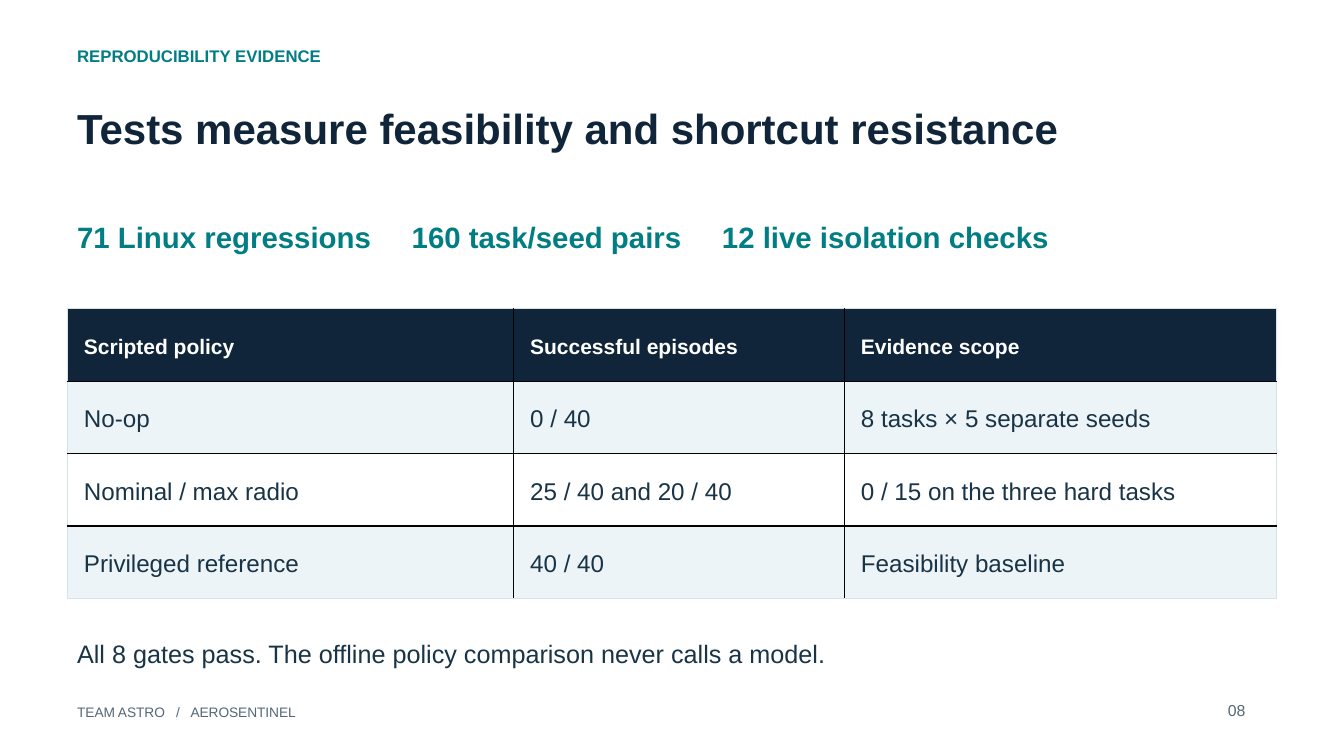
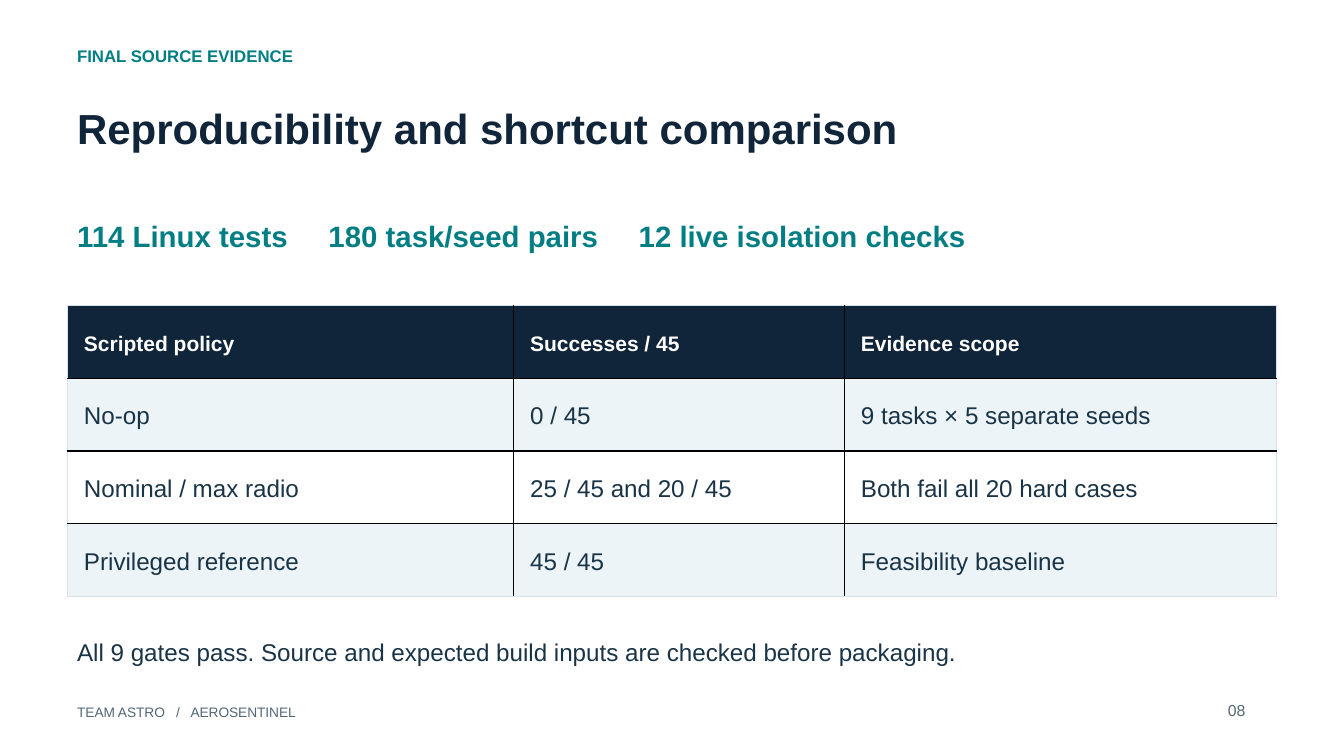
Before and after one commit to devesh3001/ASTRO, a slide deck: slide 8 of submission_bundle/defense-deck.pptx. Drawn at 1344x756 pixels with LibreOffice and Linux fonts; fonts in the diff are those of the drawing. Boxes give left, top, right and bottom in pixels: in the first picture for what was removed or moved away, otherwise in the second. Text is boxed around its words. In the diff, an @@ line names an element or a change of style, - is before the commit and + after.

Commit message:
Strengthen mission planning, verification and submission evidence

```diff
--- a/submission_bundle/defense-deck.pptx
+++ b/submission_bundle/defense-deck.pptx
@@ text at (77,50,293,62): text changed @@
-REPRODUCIBILITY EVIDENCE
+FINAL SOURCE EVIDENCE
@@ text at (77,113,898,153): text changed @@
-Tests measure feasibility and shortcut resistance
+Reproducibility and shortcut comparison
@@ text at (77,225,966,253): text changed @@
-71 Linux regressions 160 task/seed pairs 12 live isolation checks
+114 Linux tests 180 task/seed pairs 12 live isolation checks
@@ table at (68,306,1277,597) @@
-row 1, column 2: Successful episodes
+row 1, column 2: Successes / 45
-row 2, column 2: 0 / 40
+row 2, column 2: 0 / 45
-row 2, column 3: 8 tasks × 5 separate seeds
+row 2, column 3: 9 tasks × 5 separate seeds
-row 3, column 2: 25 / 40 and 20 / 40
+row 3, column 2: 25 / 45 and 20 / 45
-row 3, column 3: 0 / 15 on the three hard tasks
+row 3, column 3: Both fail all 20 hard cases
-row 4, column 2: 40 / 40
+row 4, column 2: 45 / 45
@@ text at (77,643,956,666): text changed; size 18 to 17.2 pt @@
-All 8 gates pass. The offline policy comparison never calls a model.
+All 9 gates pass. Source and expected build inputs are checked before packaging.
```
Also in this commit, not shown: 6 other slides changed, 1 slide added, 1 slide removed, 29 other files.
